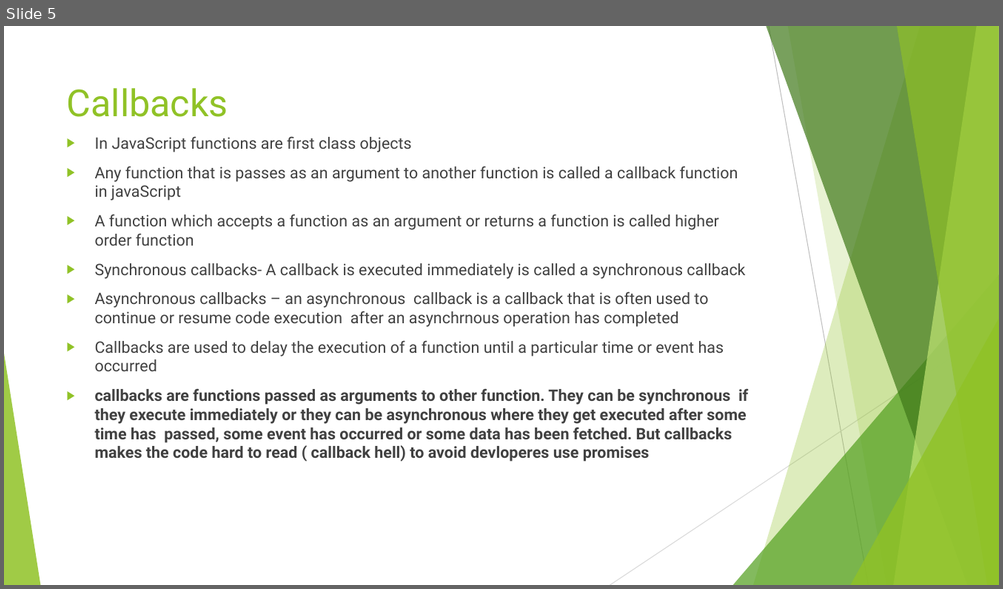
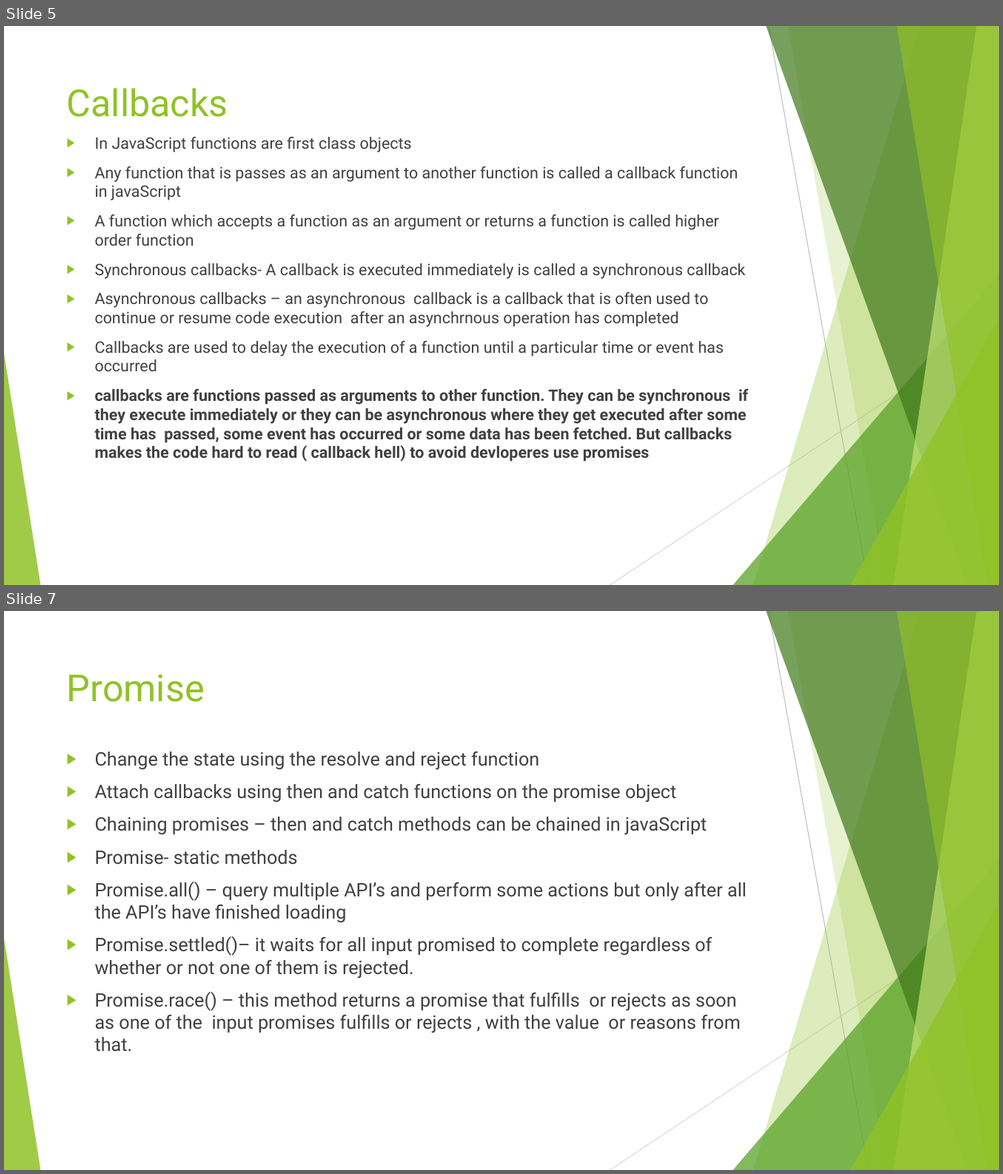
Before and after one commit to divyaparyani67/JavaScript_BAsics, a slide deck: Async JS/Asynchronous JS.pptx. Shown one above the other, each under a label of ours: slide 5 before the commit, slides 5 and 7 after it; the slides between them are not shown. The pictures are 1003x589 and 1003x1174 pixels, drawn with LibreOffice and Linux fonts; fonts in the diff are those of the drawing. Boxes give left, top, right and bottom in pixels: in the first picture for what was removed or moved away, otherwise in the second. Text is boxed around its words. In the diff, an @@ line names an element or a change of style, - is before the commit and + after.

```diff
--- a/Async JS/Asynchronous JS.pptx
+++ b/Async JS/Asynchronous JS.pptx
@@ slide 7 added at box(4, 611, 999, 1170), background #FFFFFF; not listed: 10 template elements that a slide beside it also shows @@
@@ title added at box(67, 674, 205, 702), 36 pt, text #90C226 @@
+Promise
@@ text added at box(95, 752, 746, 1052), 18 pt, text #404040 @@
+▶ Change the state using the resolve and reject function
+▶ Attach callbacks using then and catch functions on the promise object
+▶ Chaining promises – then and catch methods can be chained in javaScript
+▶ Promise- static methods
+▶ Promise.all() – query multiple API’s and perform some actions but only after all the API’s have finished loading
+▶ Promise.settled()– it waits for all input promised to complete regardless of whether or not one of them is rejected.
+▶ Promise.race() – this method returns a promise that fulfills or rejects as soon as one of the input promises fulfills or rejects , with the value or reasons from that.
```
Also in this commit, not shown: 1 slide changed, 5 other slides added, 2 slides removed, 2 other files.
